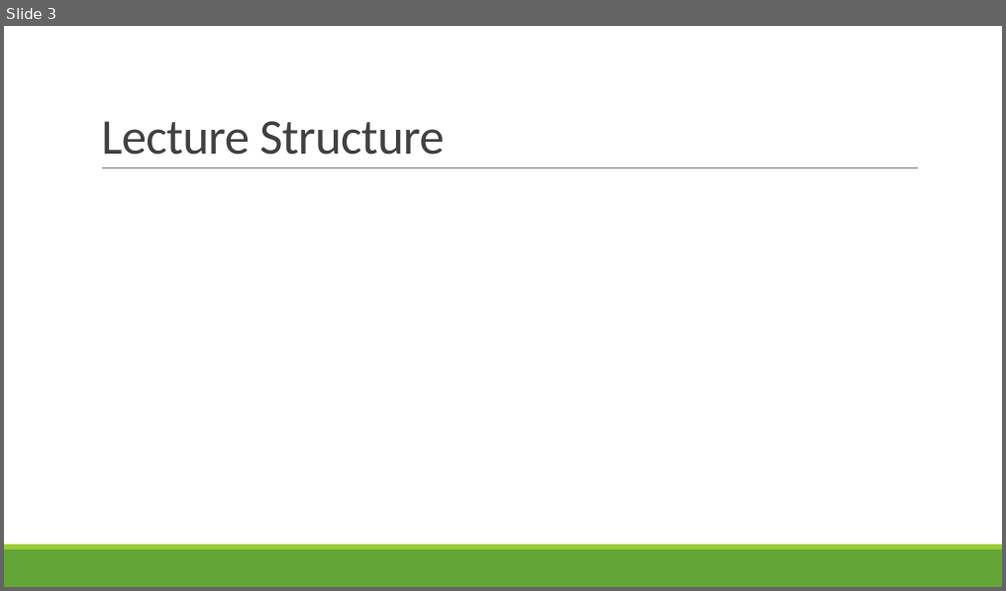
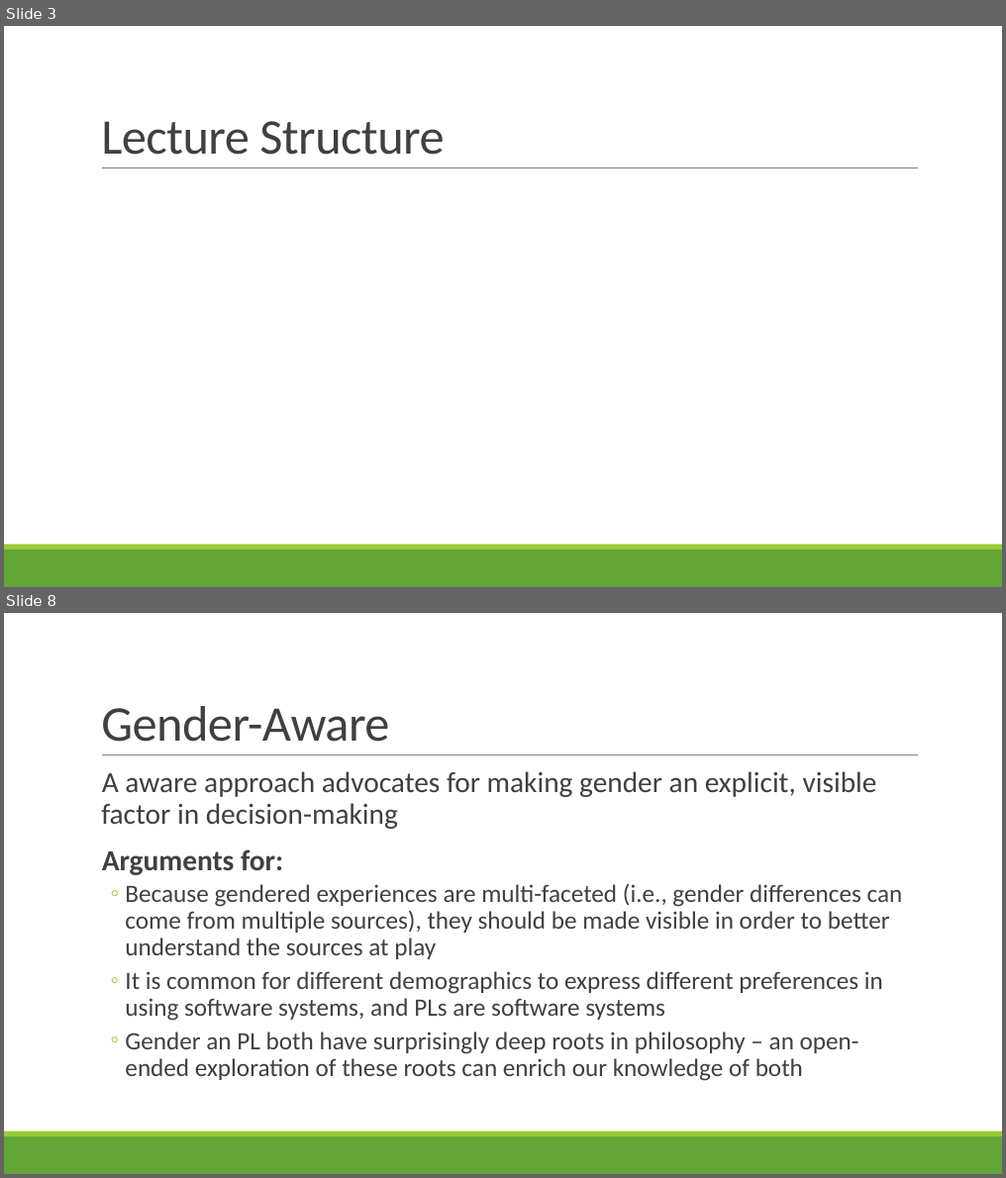
Before and after one commit to rbohrer/pl-course, a slide deck: LectureSlides/10GenderDisability.pptx. Shown one above the other, each under a label of ours: slide 3 before the commit, slides 3 and 8 after it; the slides between them are not shown. The pictures are 1006x591 and 1006x1178 pixels, drawn with LibreOffice and Linux fonts; fonts in the diff are those of the drawing. Boxes give left, top, right and bottom in pixels: in the first picture for what was removed or moved away, otherwise in the second. Text is boxed around its words. In the diff, an @@ line names an element or a change of style, - is before the commit and + after.

```diff
--- a/LectureSlides/10GenderDisability.pptx
+++ b/LectureSlides/10GenderDisability.pptx
@@ slide 8 added at bbox=[4, 613, 1002, 1174], background #FFFFFF; not listed: 3 template elements that a slide beside it also shows @@
@@ title added at bbox=[101, 706, 389, 742], 48 pt, text #404040 @@
+Gender-Aware
@@ text added at bbox=[101, 771, 903, 1081], 24 pt, text #404040 @@
+  A aware approach advocates for making gender an explicit, visible factor in decision-making
+  Arguments for:
+  ◦ Because gendered experiences are multi-faceted (i.e., gender differences can come from multiple sources), they should be made visible in order to better understand the sources at play
+  ◦ It is common for different demographics to express different preferences in using software systems, and PLs are software systems
+  ◦ Gender an PL both have surprisingly deep roots in philosophy – an open-ended exploration of these roots can enrich our knowledge of both
```
Also in this commit, not shown: 2 slides changed, 24 other slides added, 2 slides removed.
